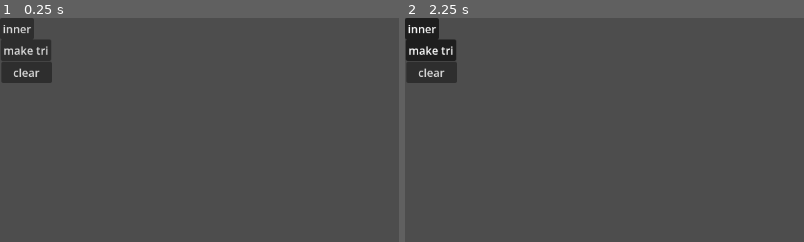
Above: before the commit, frames 1-2 (left to right).
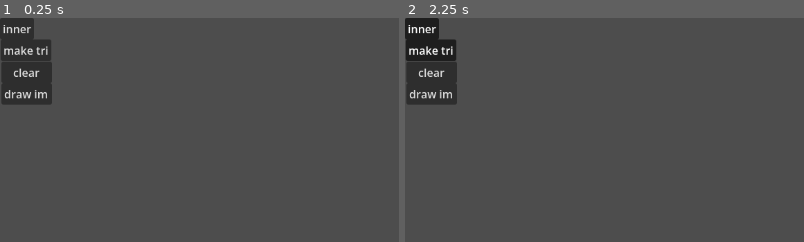
Above: after the commit, the same moments.

Repository: DevinBayly/shape-builder
Game: Godot game, scene res://node_2d.tscn
Two runs of this game, one before a commit and one after it. Both use one fixed random seed, a clock stepped at 60 frames per second and the inputs below. The project has no main scene, so this scene is started directly. The engine's default icon, where the game draws it, is replaced by a stand-in: a white triangle on a blue panel in a dark square.
Inputs (mouse positions are % of the whole screen's width and height, from its top left):
- Up to frame 1 (0.25 s): no input
- Up to frame 2 (2.25 s): click "inner" at 0.5 s; click (3, 17) at 1.25 s, where only the run after the commit has a clickable "draw im"; click "make tri" at 2 s
The pictures show only the part of the screen within x 0-50%, y 0-50%; the shares and areas given below are measured in that part.

The runs differ from the first frame. In frame 1, 1.1% of the frame differs, in the area x 0-14%, y 29-39%; in frame 2, 1.1%.

Commit message:
works for drawing image on the separate triangles

Diff:
--- a/node_2d.gd
+++ b/node_2d.gd
@@ -3,6 +3,7 @@
 @onready var poly: Polygon2D = $Polygon2D
 @onready var innerButton: Button = $Button
 @onready var tri_button: Button = $tri_button
+var testicon = preload("res://icon.svg")
 var viewsize
 func create_colored_geometry(verts):
 	var vpos = []
@@ -28,7 +29,7 @@
 	var m = MeshInstance2D.new()
 	m.mesh = arr_mesh
 	# make this a random color
-	m.modulate = Color(randf(),randf(),randf())
+	m.modulate = Color(randf(),randf(),randf(),.2)
 	add_child(m)
 
 func _ready() -> void:
@@ -143,3 +144,66 @@
 					else:
 						#print("this edge is too parallel to one of the cardinal directions")
 						continue
+
+
+
+
+func _on_drawim_pressed() -> void:
+	# go get all the other mesh2ds
+	# find the min and max of all their points
+	# go back through each and update it's texture coordinates, and add a texture to the shape
+	# OR
+	# make one big ass mesh using all the triangles, and set all the uvs to correct values, and then at the end just assign a single texture
+	var meshes = get_children()
+	print("trying something different")
+	var minx = get_viewport_rect().size.x + 500
+	var miny = get_viewport_rect().size.y + 500
+	var maxx = -100
+	var maxy = -100
+	for m in meshes:
+		if m is MeshInstance2D:
+			var mesh:ArrayMesh = m.mesh
+			# iterate over the vertices in the triangle
+			var mesh_array = mesh.surface_get_arrays(0)
+			var vertices = mesh_array[Mesh.ARRAY_VERTEX]
+			for v in vertices:
+				if v.x >maxx:
+					maxx = v.x
+				if v.x < minx:
+					minx= v.x
+				if v.y <miny:
+					miny = v.y
+				if v.y > maxy:
+					maxy=v.y
+	print("min ",minx,miny," and max values ",maxx,maxy)
+	# use the min and max values to help us establish uv coordinates
+	for m in meshes:
+		if m is MeshInstance2D:
+			var mesh:ArrayMesh = m.mesh
+			# iterate over the vertices in the triangle
+			var mesh_array = mesh.surface_get_arrays(0)
+			var vertices = mesh_array[Mesh.ARRAY_VERTEX]
+			var uvs = mesh_array[Mesh.ARRAY_TEX_UV]
+			var i=0
+			for v in vertices:
+				print("vertex", v)
+				# normalize the v and store that as the uv coordinate
+				var normv = Vector2((maxx - v.x)/(maxx - minx),(maxy - v.y)/(maxy - miny))
+				# also flip the y since that's how graphics work
+				normv.y = 1-normv.y
+				print("normalized vertex is",normv)
+				uvs[i] =  normv
+				i+=1
+			mesh_array[Mesh.ARRAY_TEX_UV] = uvs
+			mesh.surface_remove(0)
+			# re add the data so the uvs get baked in properly
+			mesh.add_surface_from_arrays(Mesh.PRIMITIVE_TRIANGLES,mesh_array)
+			m.mesh = mesh
+			m.texture = testicon
+
+		#now we need to reset the assignment of the mesh data for the array mesh
+
+
+
+
+	pass # Replace with function body.
--- a/node_2d.tscn
+++ b/node_2d.tscn
@@ -26,4 +26,13 @@
 offset_bottom = 94.0
 text = "clear"
 
+[node name="drawim" type="Button" parent="." unique_id=1474757507]
+offset_left = 2.0
+offset_top = 94.0
+offset_right = 75.0
+offset_bottom = 125.0
+text = "draw im
+"
+
 [connection signal="pressed" from="clear" to="." method="_on_clear_pressed"]
+[connection signal="pressed" from="drawim" to="." method="_on_drawim_pressed"]
